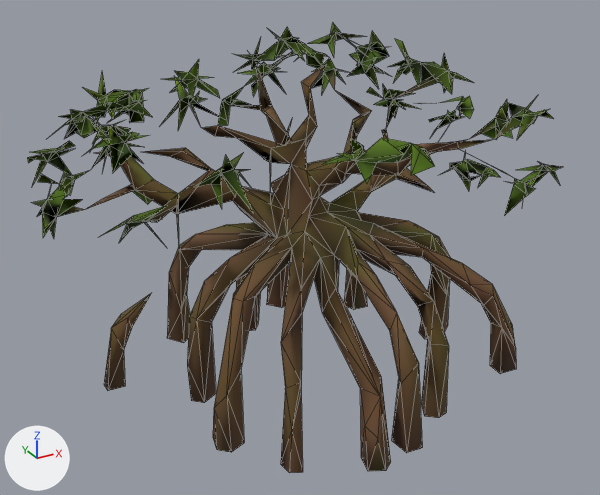
The glTF model public/models/env-mangrove1.lod.glb, before and after one commit.
One viewpoint serves both versions: a 50 mm lens placed at (-0.704, -1.277, 0.927), pointed at (-0.011, -0.016, 0.297). Every picture has the same lights, and +X, +Y and +Z are marked at lower left. The first picture is the older version. Mesh edges are drawn as thin lines. Where no turn or scale is listed for an object, it has been applied to the vertices. Vertices at exactly the same position are counted once.

Objects in the first picture: 'tripo_node_53a769f7-3ebd-403a-8d92-6b85af40498e'.
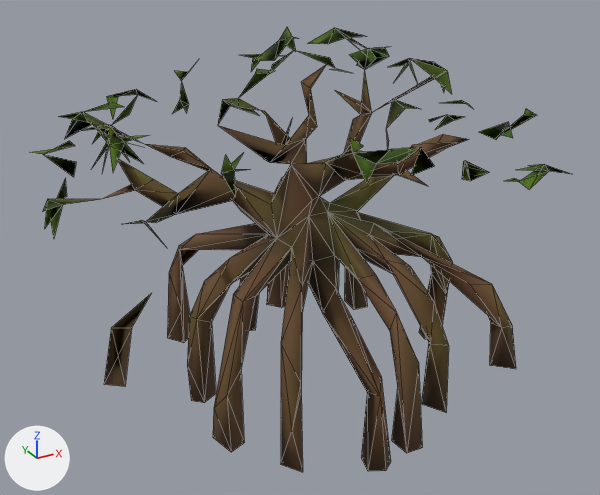
Where the newer file only moved an object's origin or applied its transform, the numbers keep the older frame.

Boxes [x1, y1, x2, y2] around the edits, measured in the pictures (600 x 495 px):
```json
{"object": "tripo_node_53a769f7-3ebd-403a-8d92-6b85af40498e", "change": "reshaped", "before": [27, 23, 563, 473], "after": [30, 27, 571, 472]}
{"part": 1, "of": "me_tripo_mesh_53a769f7_3ebd_403a_8d92_6b85af40498e", "change": "deleted", "before": [133, 190, 152, 204], "on screen": "mostly hidden"}
{"part": 2, "of": "me_tripo_mesh_53a769f7_3ebd_403a_8d92_6b85af40498e", "change": "cut back", "before": [27, 23, 563, 473], "after": [43, 50, 571, 313]}
{"part": 3, "of": "me_tripo_mesh_53a769f7_3ebd_403a_8d92_6b85af40498e", "change": "recoloured", "before": [281, 27, 500, 140], "after": [279, 27, 508, 140]}
```

Scene script edits in JSON lines:
```json
{"block": "me_tripo_mesh_53a769f7_3ebd_403a_8d92_6b85af40498e", "where": "# used by ob_tripo_node_53a769f7_3ebd_403a_8d92_6b85af40498e; location = (0.008, -0.002, 0.345)"}
{"op": "remove", "block": "me_tripo_mesh_53a769f7_3ebd_403a_8d92_6b85af40498e", "code": "me_tripo_mesh_53a769f7_3ebd_403a_8d92_6b85af40498e.from_pydata(...)  # 815 vertices, 1299 faces; spans x -0.477..0.477, y -0.341..0.341, z -0.345..0.345"}
{"op": "add", "block": "me_tripo_mesh_53a769f7_3ebd_403a_8d92_6b85af40498e", "code": "me_tripo_mesh_53a769f7_3ebd_403a_8d92_6b85af40498e.from_pydata(...)  # 430 vertices, 636 faces; spans x -0.473..0.463, y -0.341..0.341, z -0.345..0.338"}
{"block": "me_tripo_mesh_53a769f7_3ebd_403a_8d92_6b85af40498e", "change": "me_tripo_mesh_53a769f7_3ebd_403a_8d92_6b85af40498e part 1: the loose piece of 6 vertices spanning x -0.281..-0.23, y 0.147..0.194, z 0.015..0.075 is deleted"}
{"block": "me_tripo_mesh_53a769f7_3ebd_403a_8d92_6b85af40498e", "change": "me_tripo_mesh_53a769f7_3ebd_403a_8d92_6b85af40498e part 2: 1 vertex moved from x -0.267, y 0.206, z 0.225 to x -0.2, y 0.217, z 0.202; 395 vertices removed from x -0.477..0.477, y -0.331..0.33, z -0.343..0.345; 19 vertices added at x -0.432..0.463, y -0.21..0.274, z -0.129..0.248"}
{"block": "me_tripo_mesh_53a769f7_3ebd_403a_8d92_6b85af40498e", "change": "me_tripo_mesh_53a769f7_3ebd_403a_8d92_6b85af40498e part 3: 5 kept faces spanning x -0.052..0.452, y -0.042..0.152, z 0.092..0.338 get new vertex colours; the middle colour goes from dark green #456300 to dark green #405b00"}
{"block": "me_tripo_mesh_53a769f7_3ebd_403a_8d92_6b85af40498e", "change": "other edits to the shape of me_tripo_mesh_53a769f7_3ebd_403a_8d92_6b85af40498e do not show in these pictures"}
```
